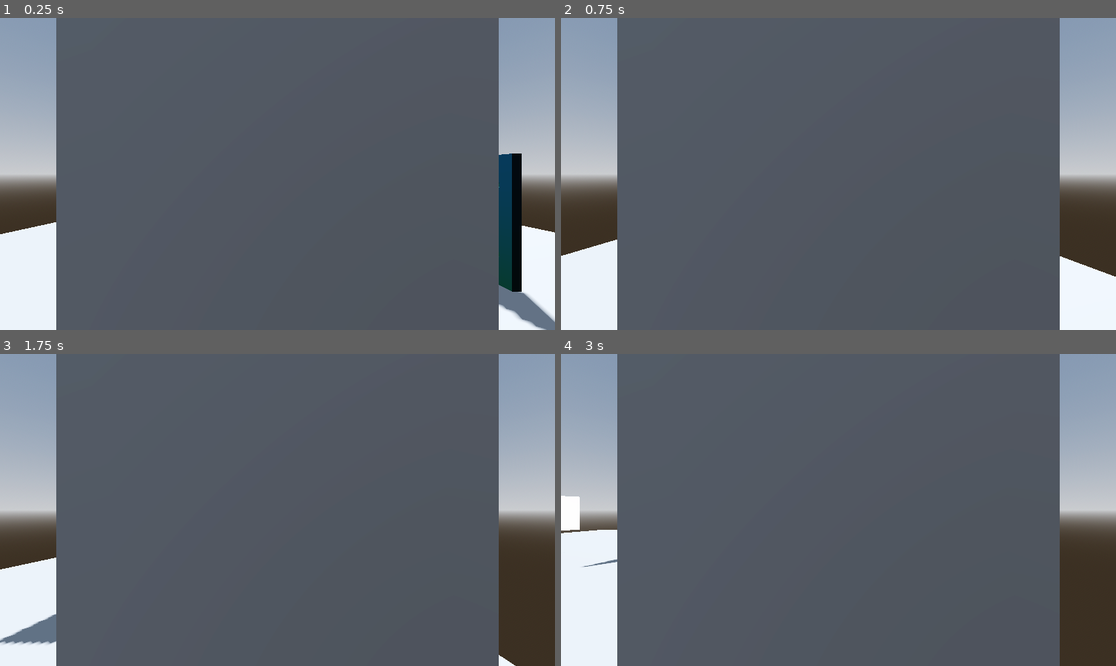
Above: before the commit, frames 1-4 (two rows, left to right).
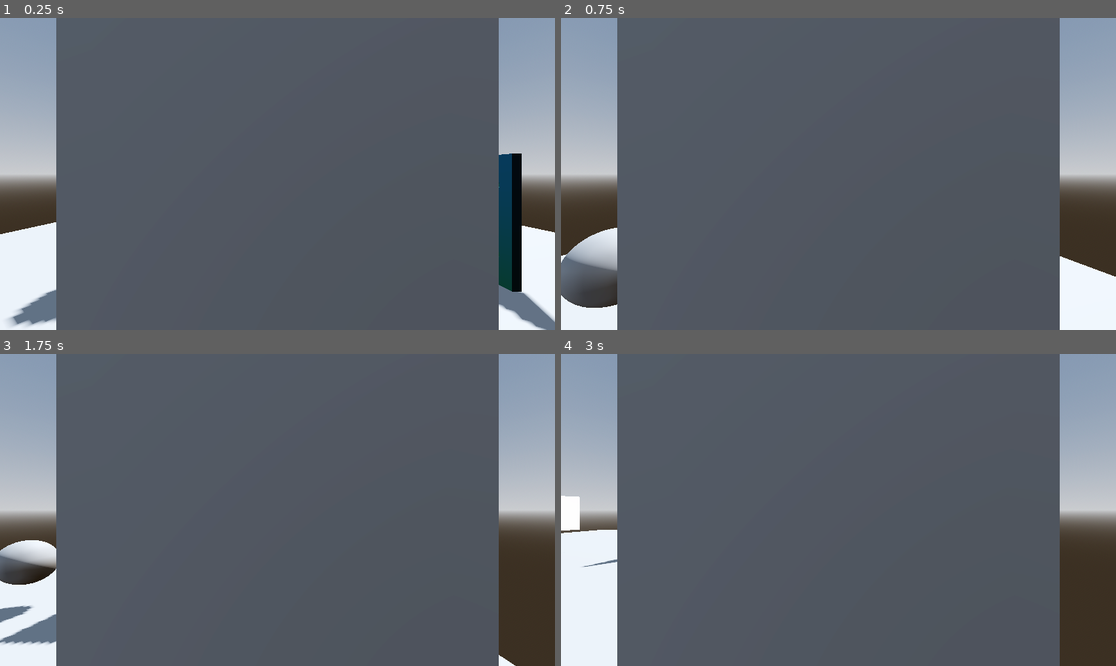
Above: after the commit, the same moments.

Repository: Ju-im/AnomalyTheme
Game: Godot game, scene res://scenes/Maps/test_map.tscn
The game is run twice, just before and just after one commit, with the same random seed, the same clock (stepped at 60 frames per second) and the same inputs.
Inputs:
- Up to frame 1 (0.25 s): no input
- Up to frame 2 (0.75 s): tap Enter (ui_accept) at 0.5 s; hold D (right) from 0.53 s (still down); tap W (foward) at 0.6 s
- Up to frame 3 (1.75 s): tap Enter (ui_accept) at 0.77, 1.52 s; release D (right) at 1.28 s; hold S (backward) from 1.28 s (still down); tap W (foward) at 1.35 s
- Up to frame 4 (3 s): release S (backward) at 2.03 s; hold D (right) from 2.03 s (still down); tap W (foward) at 2.1, 2.85 s

The runs differ from the first frame. In frame 1, 0.6% of the frame differs, in the area x 1-11%, y 86-99%; in frame 2, 2.1%, in the area x 0-11%, y 67-93%; in frame 3, 1.4%; in frame 4, nothing differs.

Commit message:
added sphere

Diff:
--- a/anomoly-theme/scenes/Maps/test_map.tscn
+++ b/anomoly-theme/scenes/Maps/test_map.tscn
@@ -44,6 +44,8 @@
 stencil_flags = 2
 stencil_reference = 2
 
+[sub_resource type="SphereMesh" id="SphereMesh_v4f4u"]
+
 [node name="TestMap" type="Node3D" unique_id=1761175857]
 
 [node name="WorldEnvironment" type="WorldEnvironment" parent="." unique_id=1890841372]
@@ -89,3 +91,7 @@
 transform = Transform3D(1, 0, 0, 0, 1, 0, 0, 0, 1, -0.34830356, 1.2714624, 0)
 mesh = SubResource("BoxMesh_v4f4u")
 surface_material_override/0 = SubResource("StandardMaterial3D_1384f")
+
+[node name="MeshInstance3D3" type="MeshInstance3D" parent="." unique_id=1610737252]
+transform = Transform3D(1, 0, 0, 0, 1, 0, 0, 0, 1, -2.233996, 1.1681917, 0)
+mesh = SubResource("SphereMesh_v4f4u")
